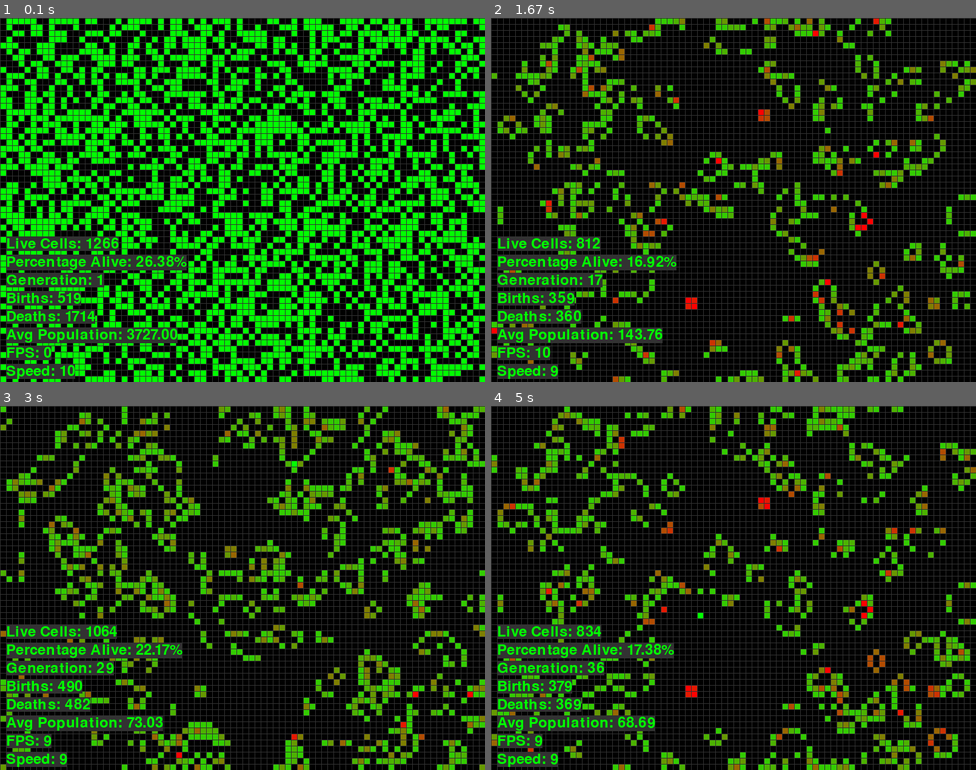
Above: before the commit, frames 1-4 (two rows, left to right).
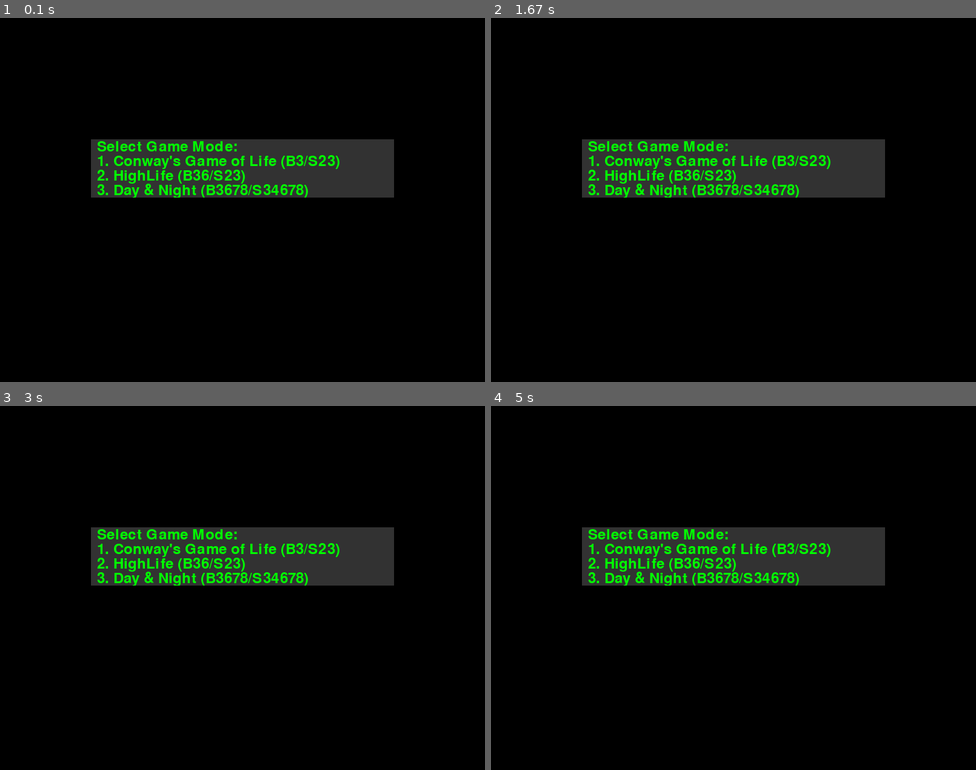
Above: after the commit, the same moments.

Repository: PawiX25/pygame-conways-game-of-life
Game: pygame game, started from game.py
The game is run twice, just before and just after one commit, with the same random seed, the same clock (stepped at 60 frames per second) and the same inputs.
Inputs (mouse positions are in pixels of both pictures, inside the frame that each line leads up to):
- Up to frame 1 (0.1 s): no input
- Up to frame 2 (1.67 s): tap I at 0.33 s; press the mouse at (578, 250) at 0.7 s; move the mouse to (626, 210) at 0.8 s; release the mouse at (675, 174) at 0.93 s; tap S at 1.07 s; hold Down from 1.47 s (still down); click (849, 170) at 1.63 s
- Up to frame 3 (3 s): release Down at 1.93 s; hold Up 1.97-2.33 s; click (305, 478) at 2.15 s; tap O at 2.37 s; hold Down from 2.8 s (still down); tap Space at 2.87 s; click (291, 464) at 2.97 s
- Up to frame 4 (5 s): release Down at 3.17 s; tap L at 3.2 s; hold Up 3.63-3.93 s; tap Space at 3.7, 4.03, 4.37, 4.77 s; click (733, 456) at 3.82 s; hold Down 3.97-4.27 s; click (714, 653) at 4.15 s; hold Up 4.3-4.67 s; click (597, 693) at 4.48 s; hold Down from 4.7 s (still down); click (704, 613) at 4.88 s

The runs differ from the first frame. In frame 1, 65% of the frame differs, in the area x 0-100%, y 0-100%; in frame 2, 42%; in frame 3, 46%; in frame 4, 43%.

Commit message:
Added menu for selecting game rules and updated grid update logic for different rulesets

Diff:
--- a/game.py
+++ b/game.py
@@ -47,7 +47,7 @@
 TEXT_BG_COLOR = config["TEXT_BG_COLOR"]
 
 screen = pygame.display.set_mode((WIDTH, HEIGHT))
-pygame.display.set_caption("Conway's Game of Life")
+pygame.display.set_caption("Game of Life Variants")
 
 clock = pygame.time.Clock()
 
@@ -61,32 +61,6 @@
 
 def initialize_age_grid():
     return np.zeros((GRID_WIDTH, GRID_HEIGHT), dtype=int)
-
-def save_grid(grid, filename="saved_grid.json"):
-    with open(filename, "w") as f:
-        json.dump(grid.tolist(), f)
-
-def load_grid(filename="saved_grid.json"):
-    with open(filename, "r") as f:
-        grid = np.array(json.load(f))
-    return grid
-
-def save_grid_as_image(grid, filename="saved_grid.png"):
-    image_surface = pygame.Surface((WIDTH, HEIGHT))
-    for x in range(GRID_WIDTH):
-        for y in range(GRID_HEIGHT):
-            color = WHITE if grid[x, y] == 1 else BLACK
-            pygame.draw.rect(image_surface, color, pygame.Rect(x * CELL_SIZE, y * CELL_SIZE, CELL_SIZE, CELL_SIZE))
-    pygame.image.save(image_surface, filename)
-
-def load_grid_from_image(filename="saved_grid.png"):
-    image_surface = pygame.image.load(filename)
-    grid = np.zeros((GRID_WIDTH, GRID_HEIGHT), dtype=int)
-    for x in range(GRID_WIDTH):
-        for y in range(GRID_HEIGHT):
-            color = image_surface.get_at((x * CELL_SIZE, y * CELL_SIZE))
-            grid[x, y] = 1 if color == WHITE else 0
-    return grid
 
 def draw_grid(grid, age_grid):
     for x in range(GRID_WIDTH):
@@ -105,15 +79,25 @@
     for y in range(0, HEIGHT, CELL_SIZE):
         pygame.draw.line(screen, GRID_COLOR, (0, y), (WIDTH, y))
 
-def update_grid(grid, age_grid):
+def update_grid(grid, age_grid, ruleset):
     padded_grid = np.pad(grid, pad_width=1, mode='wrap')
     neighbor_sum = (
         padded_grid[:-2, :-2] + padded_grid[:-2, 1:-1] + padded_grid[:-2, 2:] +
         padded_grid[1:-1, :-2] + padded_grid[1:-1, 2:] +
         padded_grid[2:, :-2] + padded_grid[2:, 1:-1] + padded_grid[2:, 2:]
     )
-    births = (grid == 0) & (neighbor_sum == 3)
-    deaths = (grid == 1) & ((neighbor_sum < 2) | (neighbor_sum > 3))
+
+    # Apply different rulesets
+    if ruleset == "Conway":
+        births = (grid == 0) & (neighbor_sum == 3)
+        deaths = (grid == 1) & ((neighbor_sum < 2) | (neighbor_sum > 3))
+    elif ruleset == "HighLife":
+        births = (grid == 0) & ((neighbor_sum == 3) | (neighbor_sum == 6))
+        deaths = (grid == 1) & ((neighbor_sum < 2) | (neighbor_sum > 3))
+    elif ruleset == "DayAndNight":
+        births = (grid == 0) & ((neighbor_sum == 3) | (neighbor_sum == 6) | (neighbor_sum == 7) | (neighbor_sum == 8))
+        deaths = (grid == 1) & ((neighbor_sum < 3) | (neighbor_sum > 8))
+
     new_grid = np.copy(grid)
     new_grid[births] = 1
     new_grid[deaths] = 0
@@ -199,20 +183,62 @@
 
     screen.blit(tooltip_surface, (WIDTH - 310, 10))  # Adjust the position as needed
 
+def draw_menu():
+    menu_text = [
+        "Select Game Mode:",
+        "1. Conway's Game of Life (B3/S23)",
+        "2. HighLife (B36/S23)",
+        "3. Day & Night (B3678/S34678)"
+    ]
+
+    line_height = font.get_height()
+    menu_surface = pygame.Surface((500, line_height * len(menu_text)))
+    menu_surface.fill(TEXT_BG_COLOR)
+
+    for i, line in enumerate(menu_text):
+        text_surface = font.render(line, True, GREEN)
+        menu_surface.blit(text_surface, (10, i * line_height))
+
+    screen.blit(menu_surface, (WIDTH // 2 - 250, HEIGHT // 2 - 100))
+
 def main():
     grid = initialize_grid()
     age_grid = initialize_age_grid()
     running = True
     pause = False
     show_grid_lines = True
-    show_tooltip = False  # Initially, the tooltip is hidden
     generation = 0
     total_population = np.sum(grid)
     speed = config["SPEED"]
     dragging = False
     erase_dragging = False
     live_cells_history = []
-
+    ruleset = None
+
+    # Display the menu
+    menu_active = True
+    while menu_active:
+        for event in pygame.event.get():
+            if event.type == pygame.QUIT:
+                running = False
+                menu_active = False
+            if event.type == pygame.KEYDOWN:
+                if event.key == pygame.K_1:
+                    ruleset = "Conway"
+                    menu_active = False
+                if event.key == pygame.K_2:
+                    ruleset = "HighLife"
+                    menu_active = False
+                if event.key == pygame.K_3:
+                    ruleset = "DayAndNight"
+                    menu_active = False
+
+        screen.fill(BLACK)
+        draw_menu()
+        pygame.display.flip()
+        clock.tick(10)
+
+    # Main simulation loop
     while running:
         for event in pygame.event.get():
             if event.type == pygame.QUIT:
@@ -278,7 +304,7 @@
             draw_lines()
 
         if not pause:
-            grid, age_grid, births, deaths = update_grid(grid, age_grid)
+            grid, age_grid, births, deaths = update_grid(grid, age_grid, ruleset)
             generation += 1
             total_population += np.sum(grid)
             avg_population = total_population / generation if generation != 0 else 0
